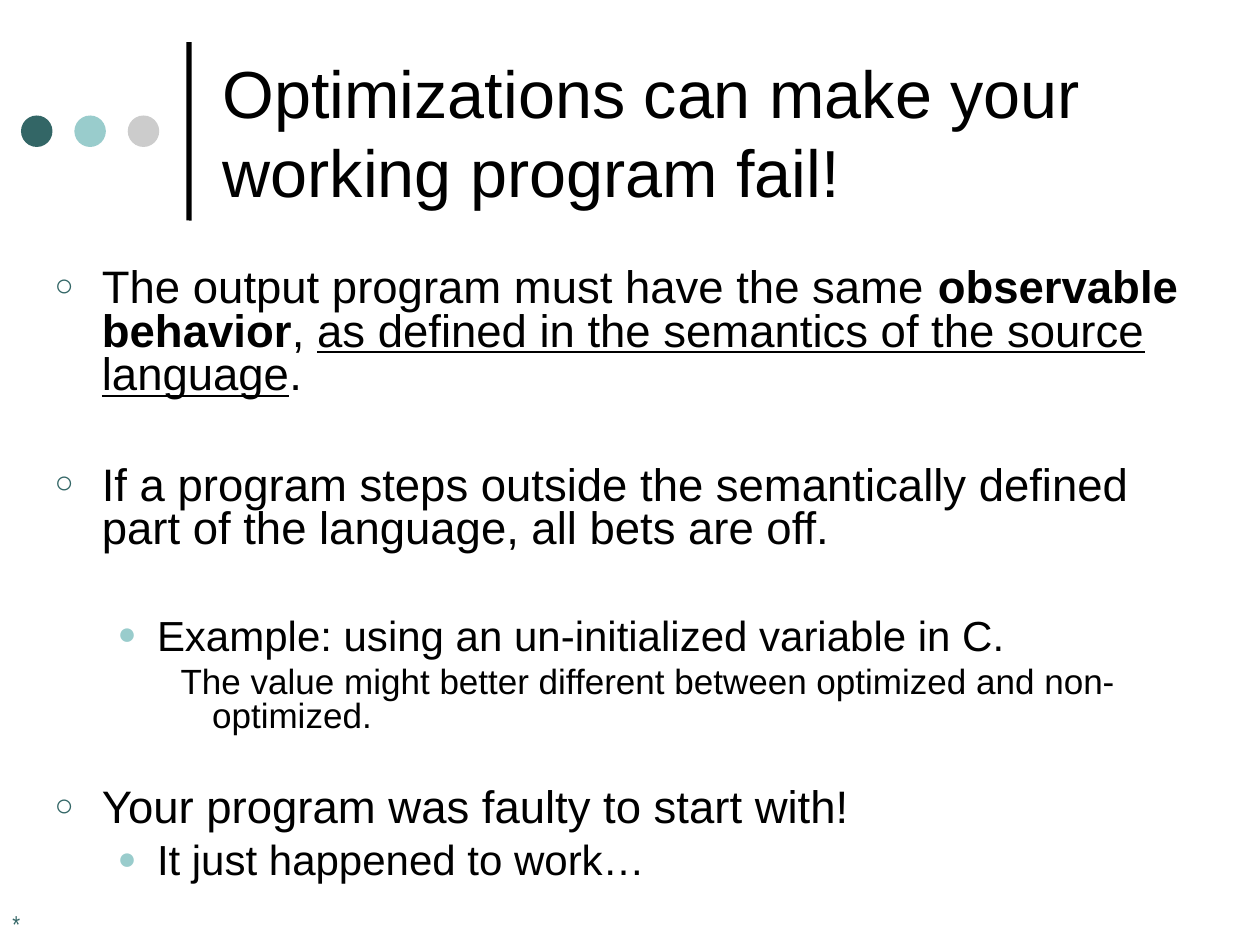
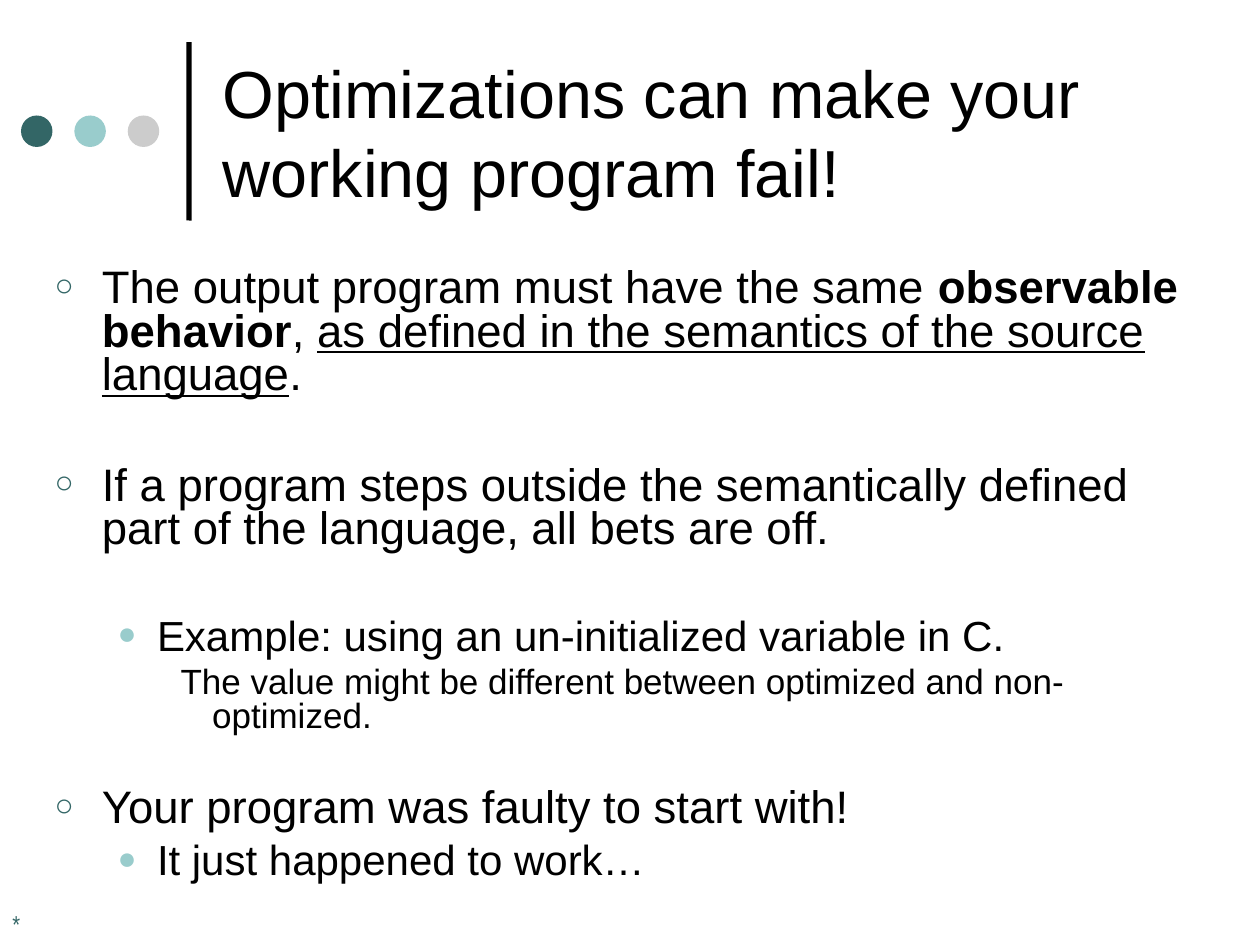
Before and after one commit to harrisonwl/harrisonwl.github.io, a slide deck: slide 10 of assets/courses/compilers/spring2017/slides/Optimizations I.ppt. Drawn at 1260x945 pixels with LibreOffice and Linux fonts; fonts in the diff are those of the drawing. Boxes give left, top, right and bottom in pixels: in the first picture for what was removed or moved away, otherwise in the second. Text is boxed around its words. In the diff, an @@ line names an element or a change of style, - is before the commit and + after.

```diff
--- a/assets/courses/compilers/spring2017/slides/Optimizations I.ppt
+++ b/assets/courses/compilers/spring2017/slides/Optimizations I.ppt
@@ text at [181, 668, 1064, 735]: text changed @@
-    The value might better different between optimized and non-optimized.
+    The value might be different between optimized and non-optimized.
```
Also in this commit, not shown: 18 other slides changed, 6 other files.
